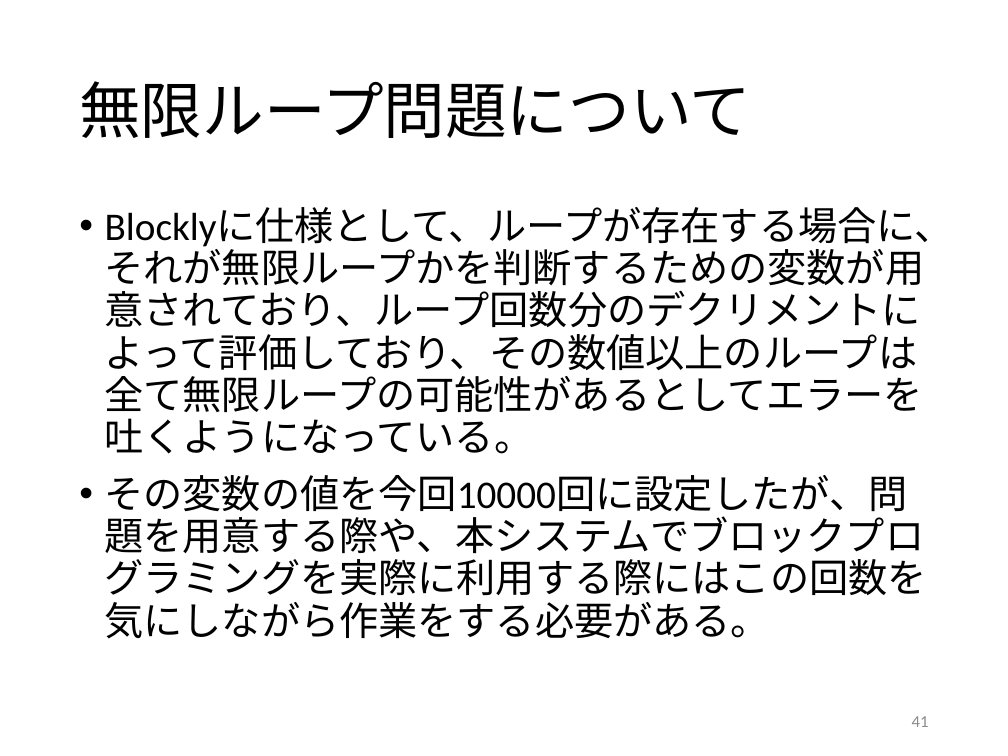
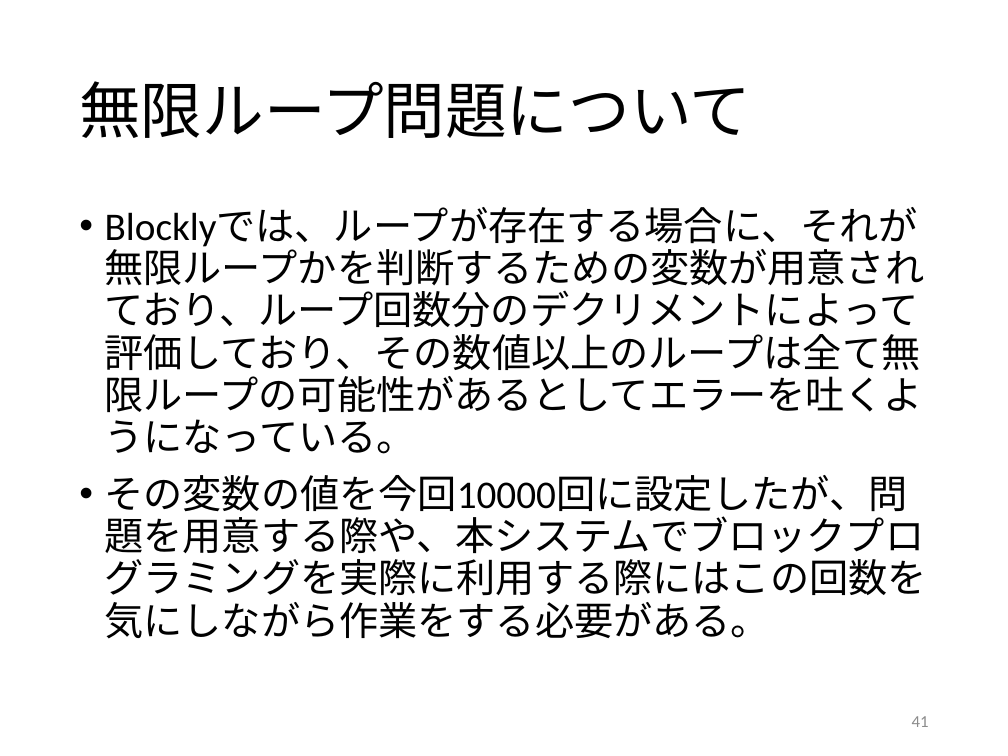
Before and after one commit to kait-takanolab/1821121-shimaoka-thesis, a slide deck: slide 41 of 1821121_shimaoka_sotsuken.pptx. Drawn at 1008x756 pixels with LibreOffice and Linux fonts; fonts in the diff are those of the drawing. Boxes give left, top, right and bottom in pixels: in the first picture for what was removed or moved away, otherwise in the second. Text is boxed around its words. In the diff, an @@ line names an element or a change of style, - is before the commit and + after.

```diff
--- a/1821121_shimaoka_sotsuken.pptx
+++ b/1821121_shimaoka_sotsuken.pptx
@@ text at [105, 207, 925, 454]: text changed @@
-• Blocklyに仕様として、ループが存在する場合に、それが無限ループかを判断するための変数が用意されており、ループ回数分のデクリメントによって評価しており、その数値以上のループは全て無限ループの可能性があるとしてエラーを吐くようになっている。
+• Blocklyでは、ループが存在する場合に、それが無限ループかを判断するための変数が用意されており、ループ回数分のデクリメントによって評価しており、その数値以上のループは全て無限ループの可能性があるとしてエラーを吐くようになっている。
```
Also in this commit, not shown: 4 other slides changed, 2 slides added, 2 other files.
